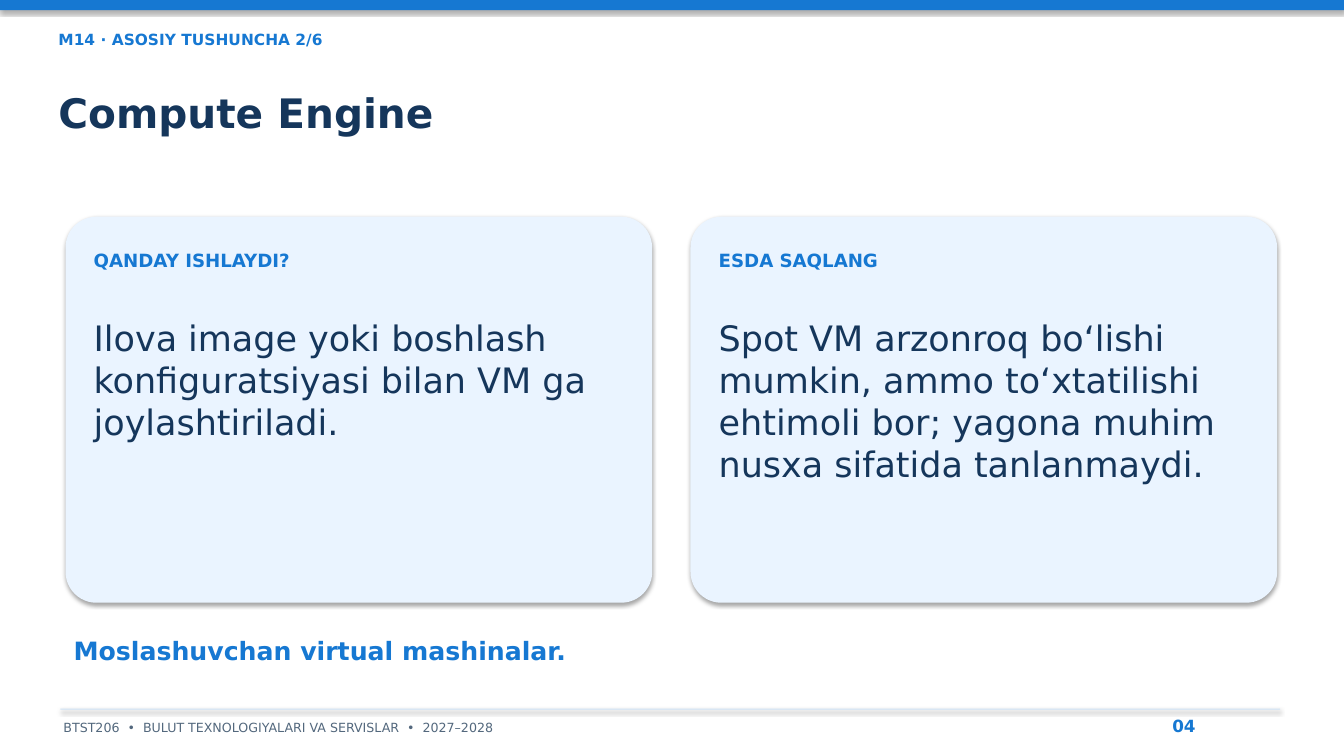
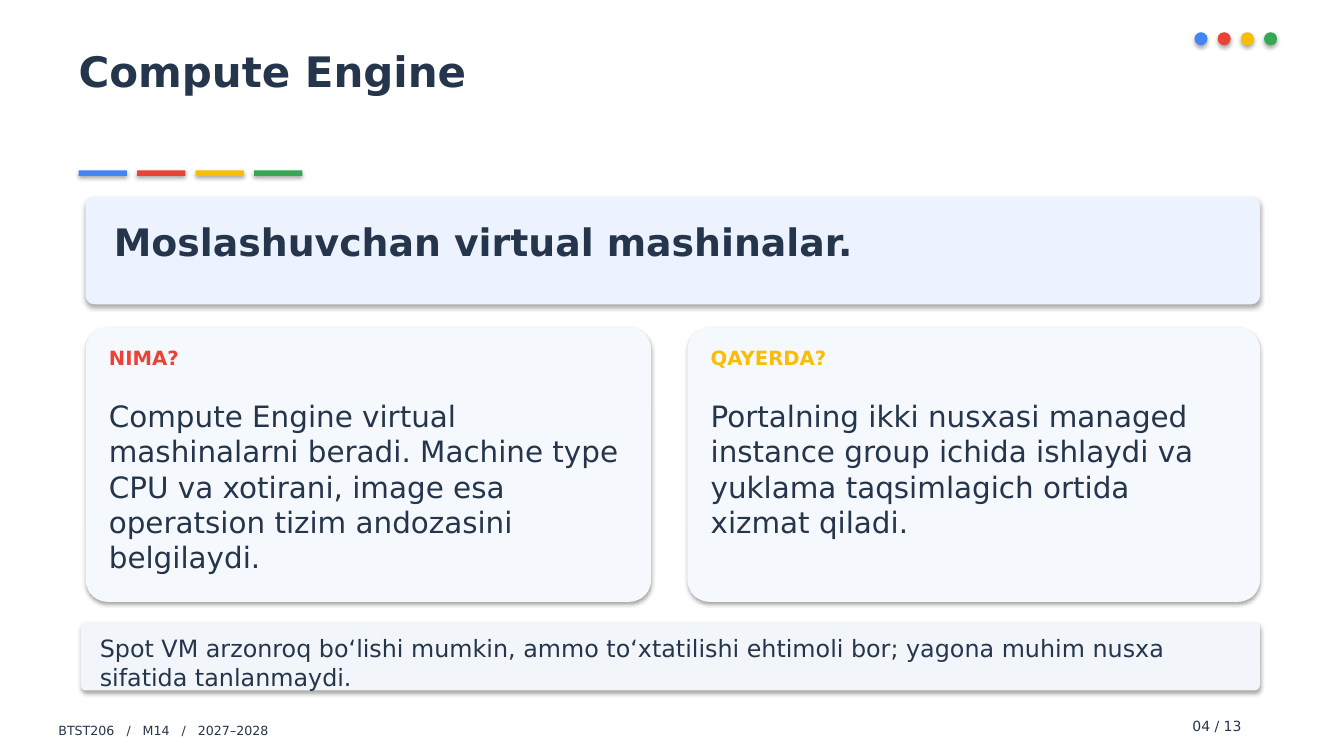
Before and after one commit to all1991here-dot/prezentatsiyalar, a slide deck: slide 4 of PPTX/M14_Prezentatsiya.pptx. Drawn at 1344x756 pixels with LibreOffice and Linux fonts; fonts in the diff are those of the drawing. Boxes give left, top, right and bottom in pixels: in the first picture for what was removed or moved away, otherwise in the second. Text is boxed around its words. In the diff, an @@ line names an element or a change of style, - is before the commit and + after.

Commit message:
Redesign 18 lecture decks with distinct styles and sourced online images

```diff
--- a/PPTX/M14_Prezentatsiya.pptx
+++ b/PPTX/M14_Prezentatsiya.pptx
@@ rectangle removed at bbox=[0, 0, 1344, 10] @@
@@ text removed at bbox=[58, 33, 322, 47] @@
-M14 · ASOSIY TUSHUNCHA 2/6
@@ text "Compute Engine": place and size @@
-text "Compute Engine" at bbox=[58, 97, 433, 137]
+text "Compute Engine" at bbox=[79, 55, 466, 96]
@@ text "Compute Engine" at bbox=[79, 55, 466, 96]: size 29 to 30 pt, text colour #15365B to #25364C; less space between paragraphs @@
@@ ellipse added at bbox=[1195, 32, 1208, 45], fill #4285F4 @@
@@ ellipse added at bbox=[1218, 32, 1231, 45], fill #EA4335 @@
@@ ellipse added at bbox=[1241, 32, 1254, 45], fill #FBBC04 @@
@@ ellipse added at bbox=[1264, 32, 1277, 45], fill #34A853 @@
@@ rectangle added at bbox=[79, 170, 127, 176], fill #4285F4 @@
@@ rectangle added at bbox=[137, 170, 186, 176], fill #EA4335 @@
@@ rectangle added at bbox=[196, 170, 244, 176], fill #FBBC04 @@
@@ rectangle added at bbox=[254, 170, 302, 176], fill #34A853 @@
@@ rounded rectangle added at bbox=[86, 197, 1260, 304], fill #EDF3FE @@
@@ text "Moslashuvchan virtual mashinalar.": place and size @@
-text "Moslashuvchan virtual mashinalar." at bbox=[74, 641, 566, 661]
+text "Moslashuvchan virtual mashinalar." at bbox=[114, 227, 853, 257]
@@ text "Moslashuvchan virtual mashinalar." at bbox=[114, 227, 853, 257]: size 18 to 27 pt, text colour #1678D2 to #25364C; less space between paragraphs @@
@@ text removed at bbox=[94, 253, 289, 270] @@
-QANDAY ISHLAYDI?
@@ text removed at bbox=[719, 253, 878, 270] @@
-ESDA SAQLANG
@@ rounded rectangle at bbox=[86, 328, 651, 602]: fill #EAF4FF to #F5F8FC @@
@@ rounded rectangle: place and size @@
-rounded rectangle at bbox=[66, 217, 652, 603]
+rounded rectangle at bbox=[86, 328, 651, 602]
@@ text removed at bbox=[94, 324, 586, 443] @@
-Ilova image yoki boshlash konfiguratsiyasi bilan VM ga joylashtiriladi.
@@ rounded rectangle: place and size @@
-rounded rectangle at bbox=[691, 217, 1277, 603]
+rounded rectangle at bbox=[688, 328, 1260, 602]
@@ rounded rectangle at bbox=[688, 328, 1260, 602]: fill #EAF4FF to #F5F8FC @@
@@ text added at bbox=[109, 350, 179, 365], 14 pt, text #EA4335, bold @@
+NIMA?
@@ text added at bbox=[711, 350, 827, 368], 14 pt, text #FBBC04, bold @@
+QAYERDA?
@@ text added at bbox=[109, 404, 618, 574], 21 pt, text #25364C @@
+Compute Engine virtual mashinalarni beradi. Machine type CPU va xotirani, image esa operatsion tizim andozasini belgilaydi.
@@ text added at bbox=[711, 404, 1193, 539], 21 pt, text #25364C @@
+Portalning ikki nusxasi managed instance group ichida ishlaydi va yuklama taqsimlagich ortida xizmat qiladi.
@@ rounded rectangle added at bbox=[81, 622, 1260, 691], fill #F2F5FA @@
@@ text "Spot VM arzonroq bo‘lishi mumkin, ...": place and size @@
-text "Spot VM arzonroq bo‘lishi mumkin, ..." at bbox=[719, 324, 1215, 485]
+text "Spot VM arzonroq bo‘lishi mumkin, ..." at bbox=[100, 639, 1164, 692]
@@ text "Spot VM arzonroq bo‘lishi mumkin, ..." at bbox=[100, 639, 1164, 692]: size 25 to 17 pt, text colour #15365B to #25364C; less space between paragraphs @@
@@ rectangle removed at bbox=[60, 709, 1280, 710] @@
@@ text at bbox=[58, 725, 268, 735]: text changed; text colour #53687D to #25364C @@
-BTST206 • BULUT TEXNOLOGIYALARI VA SERVISLAR • 2027–2028
+BTST206 / M14 / 2027–2028
@@ text at bbox=[1192, 720, 1242, 731]: text changed; size 12 to 10 pt; text colour #1678D2 to #25364C; bold off @@
-04
+04 / 13
```
Also in this commit, not shown: 9 other slides changed, 3 slides added, 3 slides removed, 22 other files.
